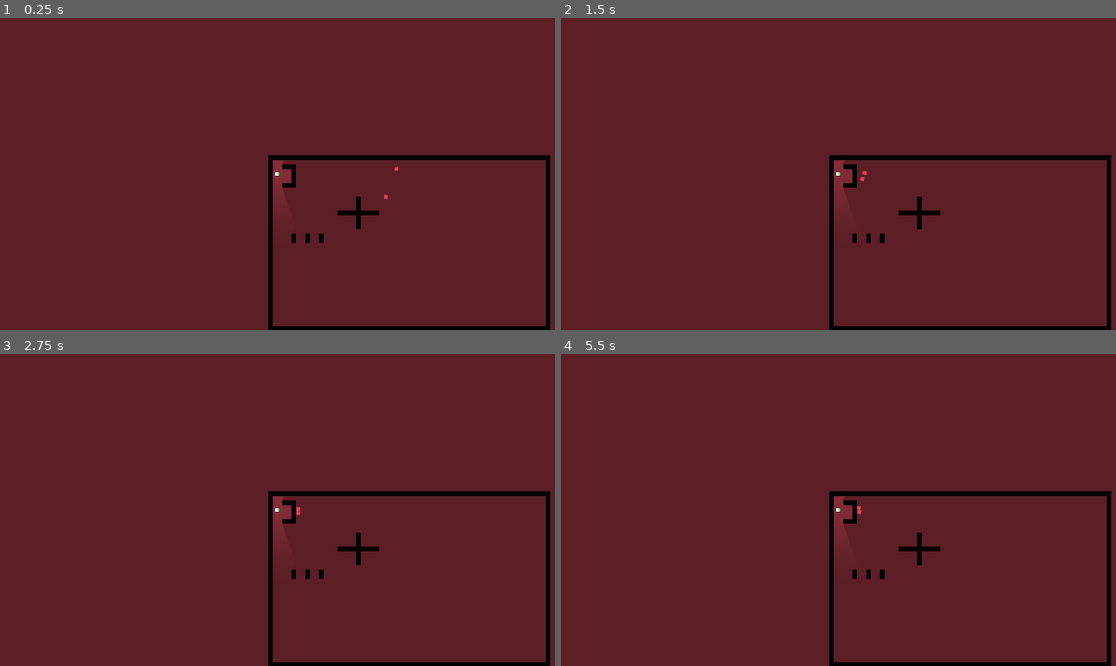
Above: before the commit, frames 1-4 (two rows, left to right).
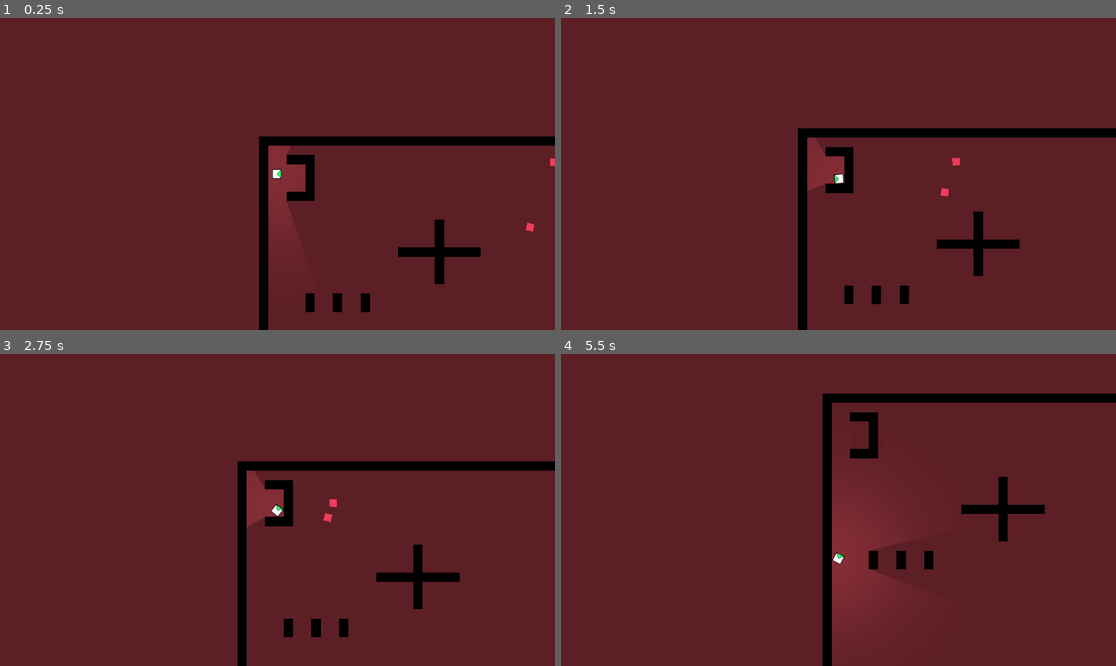
Above: after the commit, the same moments.

Repository: AHuang8693/CSC378-FinalProject
Game: Godot game, scene res://scenes/world.tscn
Two runs of this game, one before a commit and one after it. Both use one fixed random seed, a clock stepped at 60 frames per second and the inputs below.
Inputs (mouse positions are in pixels of both pictures, inside the frame that each line leads up to):
- Up to frame 1 (0.25 s): no input
- Up to frame 2 (1.5 s): move the mouse to (960, 158) at 0.52 s; hold D (right) 0.53-1.28 s; click (960, 158) at 0.6 s; move the mouse to (727, 189) at 1.27 s; hold S (down) from 1.28 s (still down); click (727, 189) at 1.35 s
- Up to frame 3 (2.75 s): move the mouse to (333, 441) at 2.02 s; release S (down) at 2.03 s; hold D (right) from 2.03 s (still down); click (333, 441) at 2.1 s
- Up to frame 4 (5.5 s): move the mouse to (810, 572) at 2.77 s; release D (right) at 2.78 s; hold W (up) 2.78-3.53 s; click (810, 572) at 2.85 s; move the mouse to (1005, 556) at 3.52 s; hold A (left) 3.53-5.03 s; click (1005, 556) at 3.6 s; move the mouse to (672, 463) at 4.27 s; click (672, 463) at 4.35 s; tap Enter at 5 s; move the mouse to (866, 510) at 5.02 s; hold S (down) from 5.03 s (still down); click (866, 510) at 5.1 s

The runs differ from the first frame. In frame 1, 7.3% of the frame differs, in the area x 46-100%, y 37-100%; in frame 2, 7.5%; in frame 3, 7.7%; in frame 4, 8.9%, in the area x 47-100%, y 12-100%.
Error before the commit: Parse Error: Preload file "res://Bullet.tscn" does not exist. (res://scripts/Player.gd:5)

Commit message:
Collision layers and Bullet changes
Bullet is now CharacterBody2D, bounces on walls.
Set collision layers and masks.
Changed camera zoom and enemy speed.

Diff:
--- a/project.godot
+++ b/project.godot
@@ -42,3 +42,10 @@
 "events": [Object(InputEventMouseButton,"resource_local_to_scene":false,"resource_name":"","device":-1,"window_id":0,"a …(253 unchanged characters)…
 ]
 }
+
+[layer_names]
+
+2d_physics/layer_1="walls"
+2d_physics/layer_2="player"
+2d_physics/layer_3="enemies"
+2d_physics/layer_4="bullet"
--- /dev/null
+++ b/scenes/Bullet.gd
@@ -0,0 +1,20 @@
+extends CharacterBody2D
+
+const SPEED = 300
+
+
+# Called when the node enters the scene tree for the first time.
+#func _ready():
+	#set_velocity(motion)
+
+func start(_position, _direction):
+	rotation = _direction
+	position = _position
+	velocity = Vector2(SPEED, 0).rotated(rotation)
+
+
+# Called every frame. 'delta' is the elapsed time since the previous frame.
+func _physics_process(delta):
+	var collision_info = move_and_collide(velocity * delta)
+	if collision_info:
+		velocity = velocity.bounce(collision_info.get_normal())
--- a/scenes/Bullet.tscn
+++ b/scenes/Bullet.tscn
@@ -1,15 +1,17 @@
-[gd_scene load_steps=3 format=3 uid="uid://b7n0yefiqkrkb"]
+[gd_scene load_steps=4 format=3 uid="uid://b7n0yefiqkrkb"]
 
+[ext_resource type="Script" path="res://scenes/Bullet.gd" id="1_5v371"]
 [ext_resource type="Texture2D" uid="uid://dg2bvk31nbppj" path="res://assets/WhiteSquare.png" id="1_le6sw"]
 
-[sub_resource type="RectangleShape2D" id="RectangleShape2D_nvtxl"]
+[sub_resource type="RectangleShape2D" id="RectangleShape2D_o7cg8"]
 size = Vector2(8, 3)
 
-[node name="Bullet" type="RigidBody2D"]
-gravity_scale = 0.0
+[node name="Bullet" type="CharacterBody2D"]
+collision_layer = 8
+script = ExtResource("1_5v371")
 
 [node name="CollisionShape2D" type="CollisionShape2D" parent="."]
-shape = SubResource("RectangleShape2D_nvtxl")
+shape = SubResource("RectangleShape2D_o7cg8")
 
 [node name="Sprite2D" type="Sprite2D" parent="."]
 scale = Vector2(0.5, 0.2)
--- a/scenes/Enemy.tscn
+++ b/scenes/Enemy.tscn
@@ -10,6 +10,7 @@
 size = Vector2(15, 15)
 
 [node name="Enemy" type="CharacterBody2D"]
+collision_layer = 4
 script = ExtResource("1_e0asa")
 
 [node name="CollisionShape2D" type="CollisionShape2D" parent="."]
@@ -21,6 +22,8 @@
 texture = ExtResource("1_os4qc")
 
 [node name="Area2D" type="Area2D" parent="."]
+collision_layer = 4
+collision_mask = 11
 
 [node name="CollisionShape2D" type="CollisionShape2D" parent="Area2D"]
 shape = SubResource("RectangleShape2D_6c6uq")
--- a/scenes/world.tscn
+++ b/scenes/world.tscn
@@ -24,6 +24,8 @@
 
 [node name="Player" type="CharacterBody2D" parent="."]
 position = Vector2(16, 49)
+collision_layer = 2
+collision_mask = 5
 script = ExtResource("1_vcycs")
 
 [node name="CollisionShape2D" type="CollisionShape2D" parent="Player"]
@@ -42,7 +44,7 @@
 shape = SubResource("RectangleShape2D_m1cux")
 
 [node name="Camera2D" type="Camera2D" parent="Player"]
-zoom = Vector2(0.6, 0.6)
+zoom = Vector2(1.2, 1.2)
 position_smoothing_enabled = true
 
 [node name="PointLight2D" type="PointLight2D" parent="Player"]
--- a/scripts/Enemy.gd
+++ b/scripts/Enemy.gd
@@ -1,6 +1,6 @@
 extends CharacterBody2D
 
-const MOVE_SCALE = 50 # smaller means the enemy is faster
+const MOVE_SCALE = 100 # smaller means the enemy is faster
 var motion = Vector2()
 
 func _physics_process(delta):
--- a/scripts/Player.gd
+++ b/scripts/Player.gd
@@ -2,7 +2,8 @@
 
 const MOVESPEED = 500
 const BULLET_SPEED = 1000
-var bullet = preload("res://Bullet.tscn")
+var bullet = preload("res://scenes/Bullet.tscn")
+var hasBullet = true;
 
 #func _ready():
 	#pass
@@ -25,14 +26,20 @@
 	move_and_slide()
 
 	if Input.is_action_just_pressed("LMB"):
-		fire()
+		if hasBullet:
+			fire()
+			hasBullet = false
+		else:
+			pass #play no ammo indicator sound here?
 
 func fire():
 	var bullet_instance = bullet.instantiate()
-	bullet_instance.position  = get_global_position()
-	bullet_instance.rotation_degrees = rotation_degrees
-	bullet_instance.apply_impulse(Vector2(BULLET_SPEED,0).rotated(global_rotation))
-	get_tree().get_root().call_deferred("add_child", bullet_instance)
+	bullet_instance.start(get_global_position(), rotation)
+	#bullet_instance.position  = get_global_position()
+	#bullet_instance.rotation_degrees = rotation_degrees
+	add_sibling(bullet_instance)
+	#bullet_instance.apply_impulse(Vector2(BULLET_SPEED,0).rotated(global_rotation))
+	#get_tree().get_root().call_deferred("add_child", bullet_instance)
 
 func kill():
 	get_tree().reload_current_scene() #reloads the game
